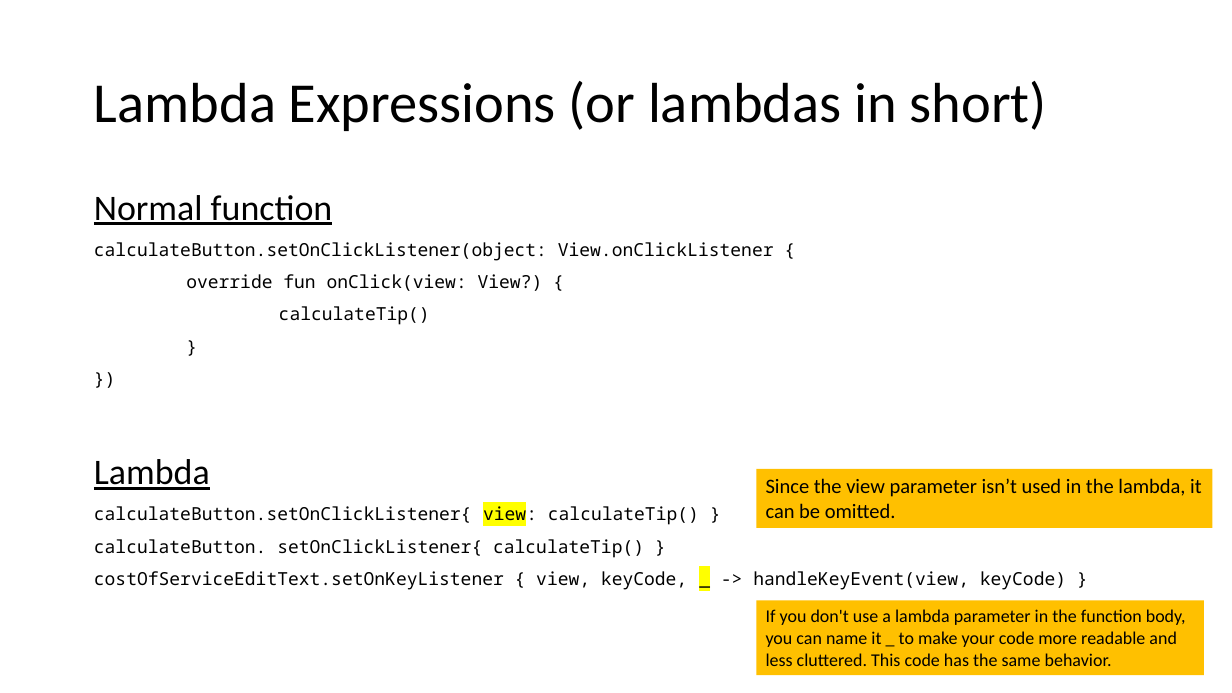
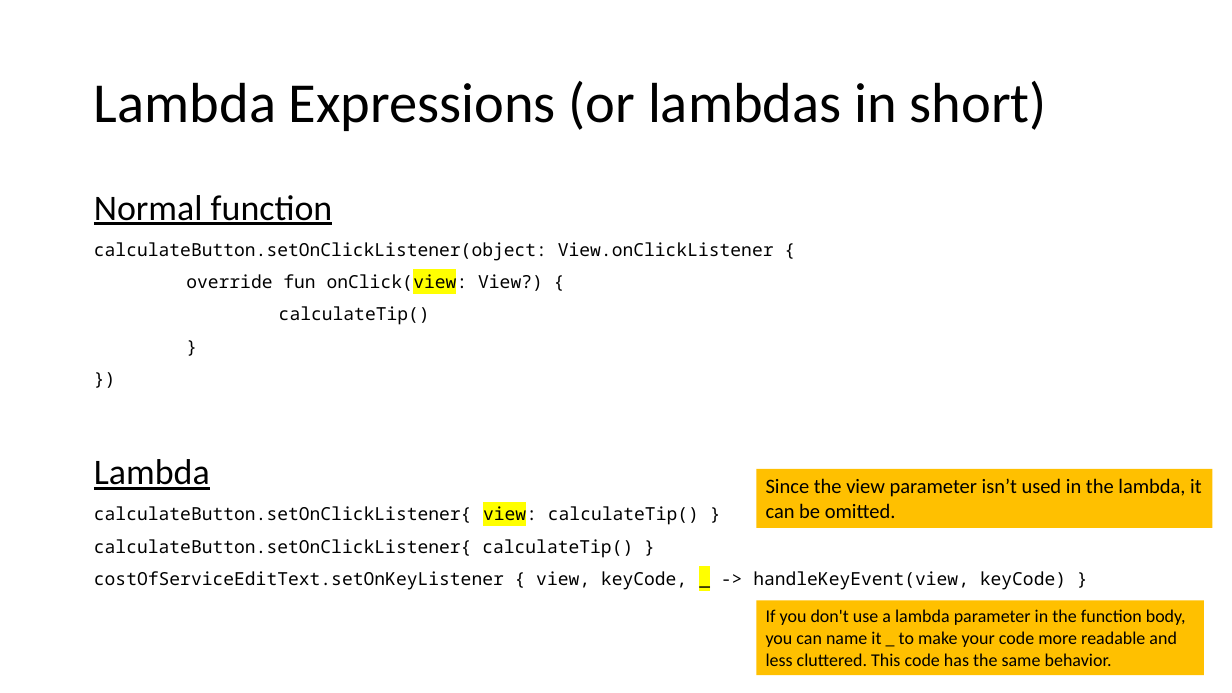
Before and after one commit to joellecorliss/Associate-Android-Developer, a slide deck: slide 19 of Android Basics in Kotlin.pptx. Drawn at 1232x693 pixels with LibreOffice and Linux fonts; fonts in the diff are those of the drawing. Boxes give left, top, right and bottom in pixels: in the first picture for what was removed or moved away, otherwise in the second. Text is boxed around its words. In the diff, an @@ line names an element or a change of style, - is before the commit and + after.

```diff
--- a/Android Basics in Kotlin.pptx
+++ b/Android Basics in Kotlin.pptx
@@ text at [186,271,543,293]: highlight none to #FFFF00 in "onClick(view:" @@
@@ text at [94,539,633,558]: spaces changed @@
-calculateButton. setOnClickListener{ calculateTip() }
+calculateButton.setOnClickListener{ calculateTip() }
```
Also in this commit, not shown: 3 other slides changed, 7 slides added.
